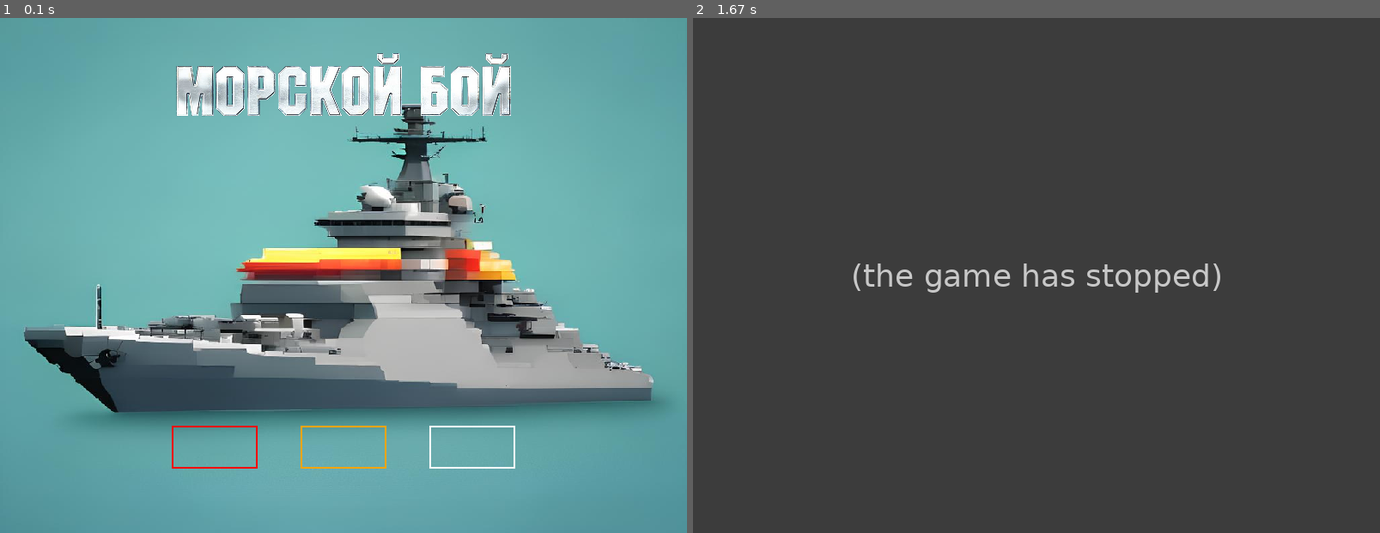
Above: before the commit, frames 1-2 (left to right).
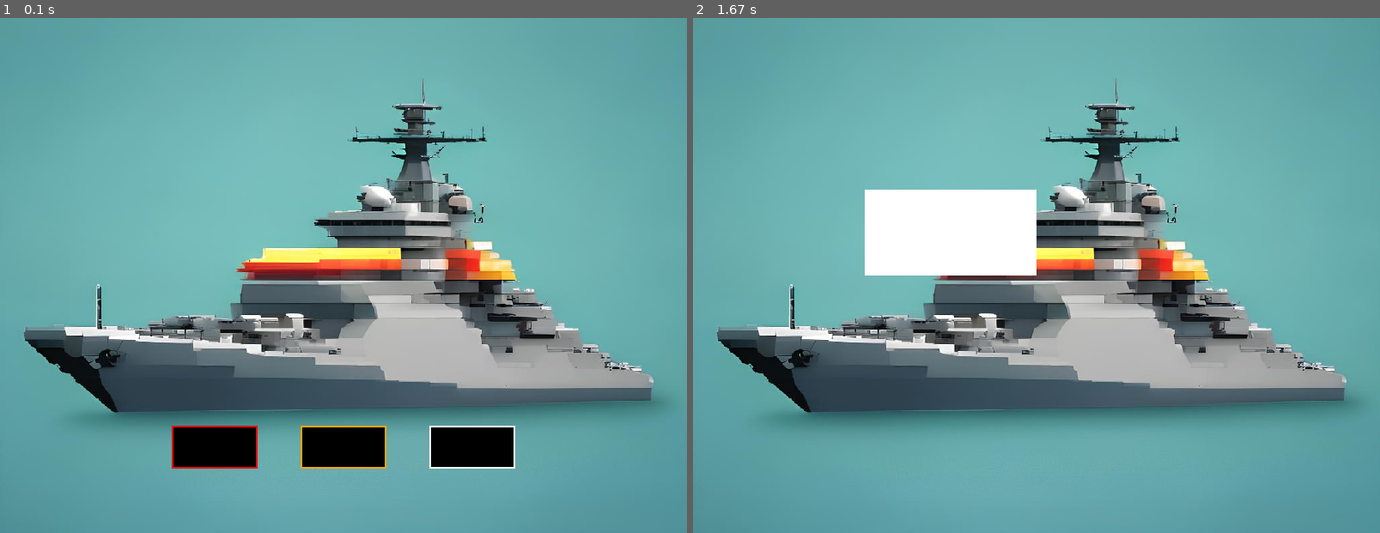
Above: after the commit, the same moments.

Repository: Ivan-Bolotov/PygameProject
Game: pygame game, started from main.py
Two runs of this game, one before a commit and one after it. Both use one fixed random seed, a clock stepped at 60 frames per second and the inputs below.
Inputs (mouse positions are in pixels of both pictures, inside the frame that each line leads up to):
- Up to frame 1 (0.1 s): no input
- Up to frame 2 (1.67 s): click (1036, 445) at 0.38 s

The runs differ from the first frame. In frame 1, 6.4% of the frame differs, in the area x 25-75%, y 6-88%; in frame 2, 96%, in the area x 0-100%, y 0-100%.
Error before the commit: TypeError: 'NoneType' object is not callable (main.py line 43); the game stopped at 0.4 s (later frames are placeholders)

Commit message:
Добавил класс пооля ввода (он не работает). Реализую логику хода игры

Diff:
--- a/Classes/Board.py
+++ b/Classes/Arrangement.py
@@ -1,7 +1,7 @@
 import pygame
 
 
-class Board:
+class Arrangement:
     def __init__(self, screen, color='white', left=10, top=10, width=5, height=5, cell_size=30):
         self.color = color
         self.screen = screen
@@ -19,6 +19,9 @@
         self.cell_size = cell_size
 
     def render(self):
+        pygame.draw.rect(self.screen, 'blue', (self.left, self.top, self.width * self.cell_size,
+                                               self.height * self.cell_size))
+
         for y in range(len(self.board)):
             for x in range(len(self.board[y])):
                 pygame.draw.rect(self.screen, self.color,
--- a/Classes/Button.py
+++ b/Classes/Button.py
@@ -14,7 +14,8 @@
         self.top = top
         self.button_type = button_type
 
-        self.types_of_button = {'START': self.start, 'QUIT': self.quit, 'PROFILE': self.profile}
+        self.types_of_button = {'START': self.start, 'QUIT': self.quit, 'PROFILE': self.profile,
+                                'RETURN_TO_START_SCREEN': self.return_to_start_screen}
 
     def set_view(self, left, top, width, height):
         self.left = left
@@ -23,6 +24,7 @@
         self.height = height
 
     def render(self):
+        pygame.draw.rect(self.screen, 'black', (self.left, self.top, self.width, self.height))
         pygame.draw.rect(self.screen, self.color, (self.left, self.top, self.width, self.height), 2)
 
     def get_cell(self, mouse_pos):
@@ -38,7 +40,8 @@
             self.on_click()
 
     def start(self):
-        self.game.running_one = self.game.arrangement()
+        self.game.running_one = self.game.connecting
+        self.game.checking_one = self.game.connecting_check
 
     def quit(self):
         pygame.quit()
@@ -46,3 +49,7 @@
 
     def profile(self):
         print('profile')
+
+    def return_to_start_screen(self):
+        self.game.running_one = self.game.start_screen
+        self.game.checking_one = self.game.start_screen_check
--- /dev/null
+++ b/Classes/TextInput.py
@@ -0,0 +1,45 @@
+import pygame
+import sys
+
+class TextInput:
+    def __init__(self, game, screen, color='white', left=10, top=10, width=50, height=30):
+        self.game = game
+        self.color = color
+        self.screen = screen
+        self.width = width
+        self.height = height
+        self.left = left
+        self.top = top
+
+        self.active = False
+        self.text = ''
+        self.font = pygame.font.Font(None, 20)
+
+    def get_cell(self, mouse_pos):
+        x, y = mouse_pos
+        if self.left <= x <= (self.left + self.width) and self.top <= y <= (self.top + self.height):
+            return True
+
+    def on_click(self):
+        while self.active:
+            for event in pygame.event.get():
+                if event.type == pygame.QUIT:
+                    pygame.quit()
+                    sys.exit()
+
+                if event.type == pygame.KEYDOWN:
+                    if event.key == pygame.K_BACKSPACE:
+                        self.text = self.text[:-1]
+                    else:
+                        self.text += event.unicode
+
+    def render(self):
+        pygame.draw.rect(self.screen, self.color, (self.left, self.top, self.width, self.height))
+        self.font.render("Test", True, (0, 0, 0))
+
+    def get_click(self, mouse_pos):
+        if self.get_cell(mouse_pos):
+            self.active = True
+            self.on_click()
+        else:
+            self.active = False
--- a/main.py
+++ b/main.py
@@ -1,7 +1,8 @@
 import sys
 import pygame
-from Classes.Board import Board
+from Classes.Arrangement import Arrangement
 from Classes.Button import Button
+from Classes.TextInput import TextInput
 
 
 class Game:
@@ -31,11 +32,17 @@
         self.button_profile.set_view(500, 475, 100, 50)
 
         """Расстановка кораблей"""
-        self.start_positions = Board(self.screen, 'white', 60, 60, 8, 8, 60)
+        self.start_positions = Arrangement(self.screen, 'white', 60, 60, 8, 8, 60)
 
+        self.button_return_to_start_screen = Button(self, self.screen, 'RETURN_TO_START_SCREEN', 'red')
+        self.button_return_to_start_screen.set_view(600, 520, 100, 50)
+
+        """Ввод ID"""
+        self.text_input = TextInput(self, self.screen, 'white', 200, 200, 200, 100)
 
         """Запуск стартового окна игры"""
         self.running_one = self.start_screen
+        self.checking_one = self.start_screen_check
         self.run()
 
     def run(self):
@@ -47,24 +54,47 @@
                     sys.exit()
 
                 if event.type == pygame.MOUSEBUTTONDOWN:
-                    self.button_start.get_click(event.pos)
-                    self.button_quit.get_click(event.pos)
+                    self.checking_one(event)
 
             pygame.display.flip()
 
+    def check_in(self):
+        pass
+
     def start_screen(self):
+        image = pygame.image.load("Images/upscale_1.jpeg")
+        image = pygame.transform.scale(image, self.screen.get_size())
+        self.screen.blit(image, (0, 0))
+
         self.button_start.render()
         self.button_quit.render()
         self.button_profile.render()
 
-
-
-    def check_in(self):
-        pass
+    def start_screen_check(self, event):
+        self.button_start.get_click(event.pos)
+        self.button_quit.get_click(event.pos)
 
     def arrangement(self):
+        image = pygame.image.load("Images/upscale_1.jpeg")
+        image = pygame.transform.scale(image, self.screen.get_size())
+        self.screen.blit(image, (0, 0))
+
         self.start_positions.render()
+        self.button_return_to_start_screen.render()
 
+    def arrangement_check(self, event):
+        self.start_positions.get_click(event.pos)
+        self.button_return_to_start_screen.get_click(event.pos)
+
+    def connecting(self):
+        image = pygame.image.load("Images/upscale_1.jpeg")
+        image = pygame.transform.scale(image, self.screen.get_size())
+        self.screen.blit(image, (0, 0))
+
+        self.text_input.render()
+
+    def connecting_check(self, event):
+        self.text_input.get_click(event)
 
 if __name__ == "__main__":
     game = Game()
